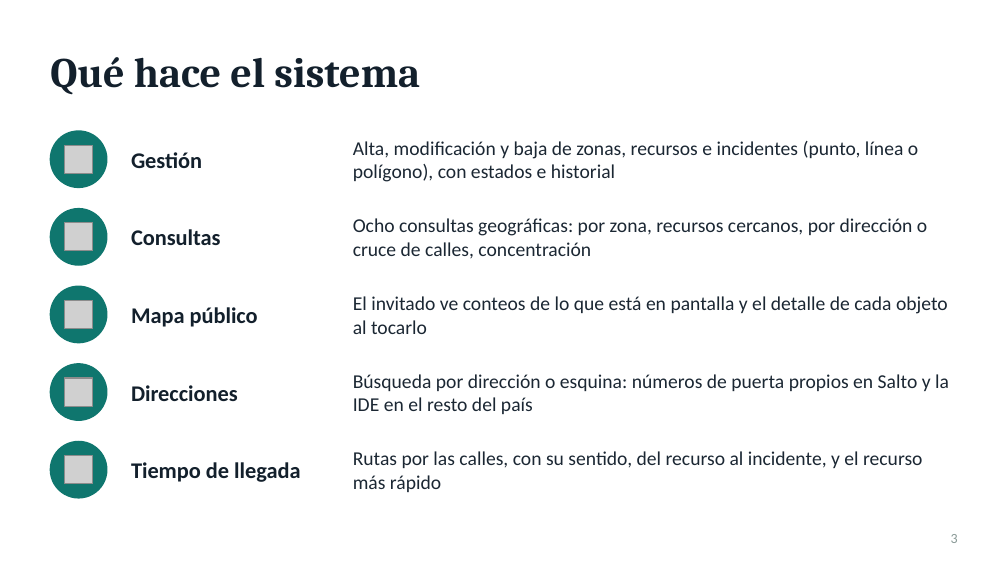
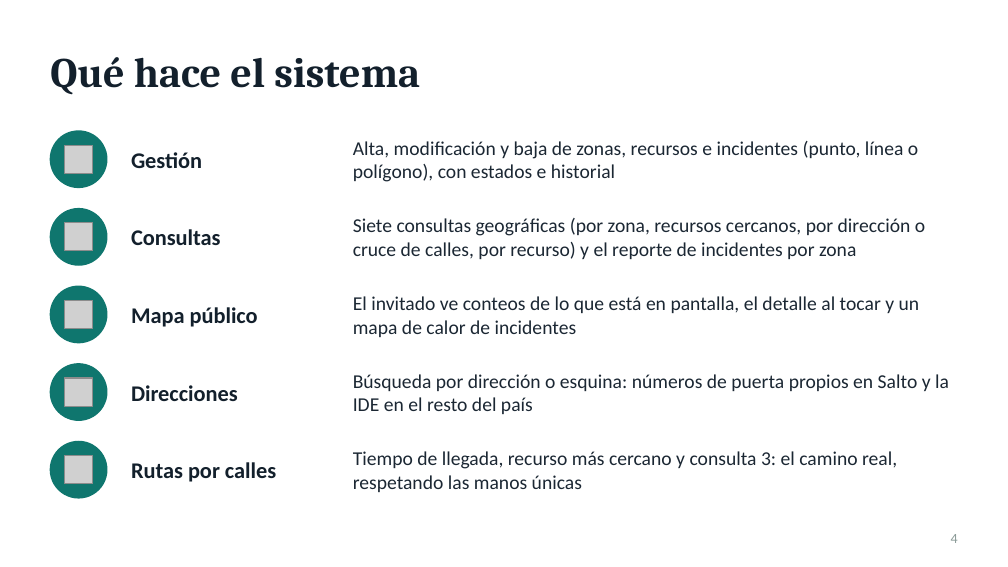
Before and after one commit to Facu185/geotravel, a slide deck: slide 4 of docs/defensa/UrbanSafe_defensa.pptx (slide 3 before the commit). Drawn at 1008x567 pixels with LibreOffice and Linux fonts; fonts in the diff are those of the drawing; grey boxes stand for pictures. Boxes give left, top, right and bottom in pixels: in the first picture for what was removed or moved away, otherwise in the second. Text is boxed around its words. In the diff, an @@ line names an element or a change of style, - is before the commit and + after.

```diff
--- a/docs/defensa/UrbanSafe_defensa.pptx
+++ b/docs/defensa/UrbanSafe_defensa.pptx
@@ text at bbox=[353, 218, 925, 259]: text changed @@
-Ocho consultas geográficas: por zona, recursos cercanos, por dirección o cruce de calles, concentración
+Siete consultas geográficas (por zona, recursos cercanos, por dirección o cruce de calles, por recurso) y el reporte de incidentes por zona
@@ text at bbox=[353, 296, 920, 337]: text changed @@
-El invitado ve conteos de lo que está en pantalla y el detalle de cada objeto al tocarlo
+El invitado ve conteos de lo que está en pantalla, el detalle al tocar y un mapa de calor de incidentes
@@ text at bbox=[131, 462, 276, 482]: text changed @@
-Tiempo de llegada
+Rutas por calles
@@ text at bbox=[353, 451, 897, 492]: text changed @@
-Rutas por las calles, con su sentido, del recurso al incidente, y el recurso más rápido
+Tiempo de llegada, recurso más cercano y consulta 3: el camino real, respetando las manos únicas
@@ page number at bbox=[951, 534, 958, 543]: text changed @@
-3
+4
```
Also in this commit, not shown: 8 other slides changed, 2 slides added.
